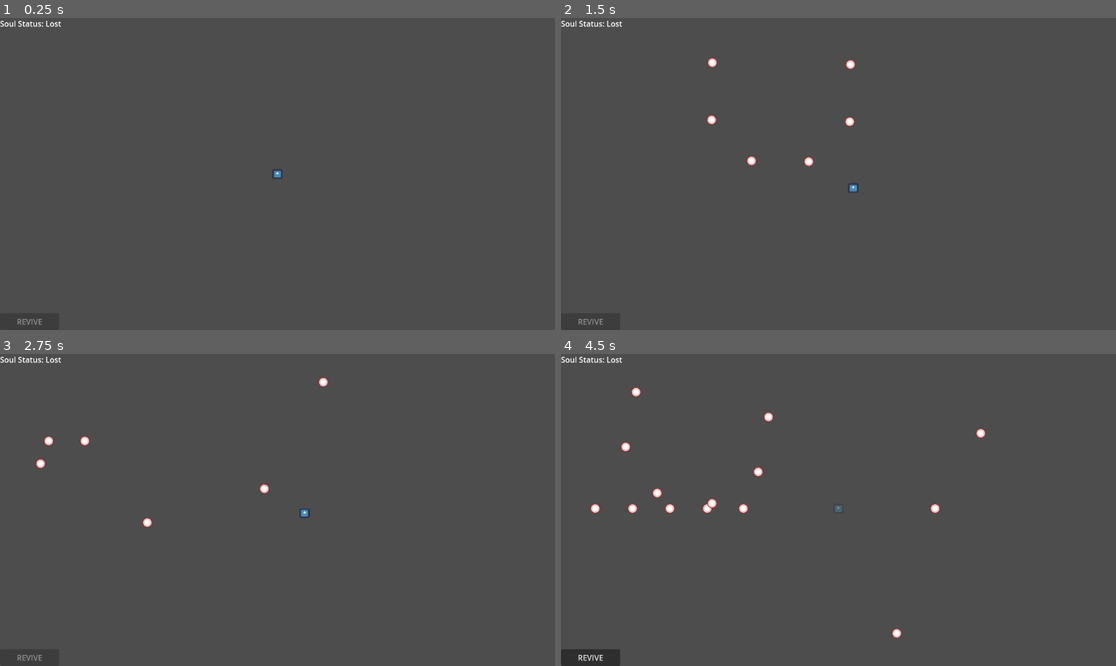
Above: before the commit, frames 1-4 (two rows, left to right).
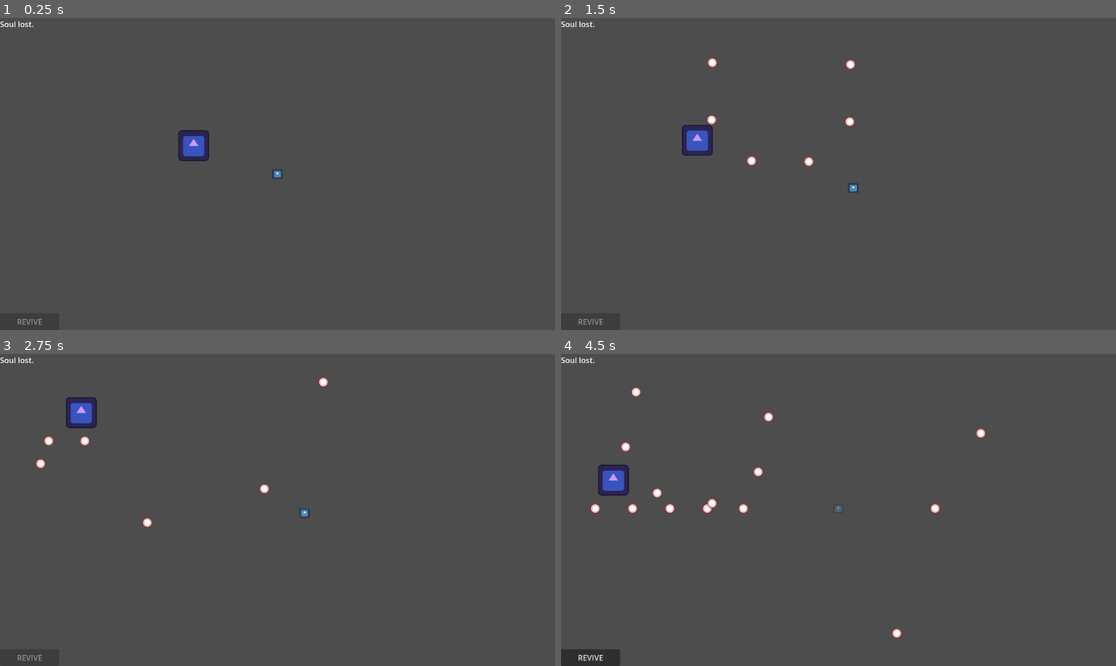
Above: after the commit, the same moments.

Repository: Sanccarm/soul-requisition
Game: Godot game, scene res://scenes/test_scene.tscn
Same seed, same stepped clock (60 frames per second), same inputs: the game is played once before the commit and once after it. The engine's default icon, where the game draws it, is replaced by a stand-in: a white triangle on a blue panel in a dark square.
Inputs (mouse positions are in pixels of both pictures, inside the frame that each line leads up to):
- Up to frame 1 (0.25 s): no input
- Up to frame 2 (1.5 s): tap Enter at 0.5 s; move the mouse to (960, 158) at 0.52 s; hold D (right) 0.53-1.28 s; move the mouse to (727, 189) at 1.27 s; hold S (down) from 1.28 s (still down)
- Up to frame 3 (2.75 s): move the mouse to (333, 441) at 2.02 s; release S (down) at 2.03 s; hold D (right) from 2.03 s (still down)
- Up to frame 4 (4.5 s): move the mouse to (810, 572) at 2.77 s; release D (right) at 2.78 s; hold W (up) 2.78-3.53 s; move the mouse to (1005, 556) at 3.52 s; hold A (left) from 3.53 s (still down); move the mouse to (672, 463) at 4.27 s

The runs differ from the first frame. In frame 1, 0.6% of the frame differs, in the area x 0-38%, y 0-46%; in frame 2, 0.6%; in frame 3, 0.6%; in frame 4, 0.7%, in the area x 0-13%, y 0-46%.

Commit message:
Added soul functionality, music change when soul is picked up, and text on the top left for objective.

Diff:
--- /dev/null
+++ b/scenes/soul.tscn
@@ -0,0 +1,18 @@
+[gd_scene load_steps=4 format=3 uid="uid://dg4ckpkwj010e"]
+
+[ext_resource type="Script" uid="uid://dgkjqa5hgsq4p" path="res://scripts/soul.gd" id="1_soul"]
+[ext_resource type="Texture2D" uid="uid://p58ymjtnj3ns" path="res://icon.svg" id="2_jnmxf"]
+
+[sub_resource type="CircleShape2D" id="CircleShape2D_soul"]
+radius = 20.0
+
+[node name="Soul" type="Area2D"]
+script = ExtResource("1_soul")
+
+[node name="Sprite2D" type="Sprite2D" parent="."]
+modulate = Color(0.8, 0.6, 1, 1)
+scale = Vector2(0.5, 0.5)
+texture = ExtResource("2_jnmxf")
+
+[node name="CollisionShape2D" type="CollisionShape2D" parent="."]
+shape = SubResource("CircleShape2D_soul")
--- a/scenes/test_scene.tscn
+++ b/scenes/test_scene.tscn
@@ -13,6 +13,7 @@
 [ext_resource type="Script" uid="uid://dg6447qwq6owg" path="res://addons/BulletUpHell/Bullet/BulletProps.gd" id="11_bulletdata"]
 [ext_resource type="Script" uid="uid://b361vvoa60xv5" path="res://addons/BulletUpHell/Bullet/animStates.gd" id="11_ntc4i"]
 [ext_resource type="Script" uid="uid://c223f1se5xsvb" path="res://addons/BulletUpHell/Nodes/BuHSpawnPoint.gd" id="12_spawnpoint"]
+[ext_resource type="PackedScene" uid="uid://dg4ckpkwj010e" path="res://scenes/soul.tscn" id="13_soul"]
 
 [sub_resource type="AudioStreamSynchronized" id="AudioStreamSynchronized_q0r65"]
 stream_count = 3
@@ -124,6 +125,9 @@
 stream = SubResource("AudioStreamSynchronized_q0r65")
 volume_db = -5.0
 
+[node name="Soul" parent="." instance=ExtResource("13_soul")]
+position = Vector2(300, 200)
+
 [node name="Player" parent="." instance=ExtResource("5_s36qc")]
 position = Vector2(474, 259)
 script = ExtResource("6_6qxox")
@@ -201,6 +205,12 @@
 
 [node name="CanvasLayer" type="CanvasLayer" parent="."]
 
+[node name="SoulStatus" type="Label" parent="CanvasLayer"]
+offset_right = 140.0
+offset_bottom = 25.0
+text = "Soul lost."
+vertical_alignment = 1
+
 [node name="Button" type="Button" parent="CanvasLayer"]
 anchors_preset = 2
 anchor_top = 1.0
@@ -211,9 +221,4 @@
 disabled = true
 text = "REVIVE"
 
-[node name="Label" type="Label" parent="CanvasLayer"]
-offset_right = 196.0
-offset_bottom = 23.0
-text = "Soul Status: Lost"
-
 [connection signal="pressed" from="CanvasLayer/Button" to="Player" method="_on_button_pressed"]
--- /dev/null
+++ b/scripts/soul.gd
@@ -0,0 +1,19 @@
+extends Area2D
+signal soul_collected
+
+func _ready() -> void:
+	# Connect the body_entered signal for collision detection
+	body_entered.connect(_on_body_entered)
+
+func _on_body_entered(body: Node) -> void:
+	# Check if the colliding body is the player
+	if body.is_in_group("Player"):
+		# Emit signal to notify that soul was collected
+		soul_collected.emit()
+		# Hide the soul item
+		visible = false
+		# Disable collision detection
+		set_process(false)
+		# Remove the soul item after a short delay
+		await get_tree().create_timer(0.1).timeout
+		queue_free()
--- a/scripts/test_music.gd
+++ b/scripts/test_music.gd
@@ -1,6 +1,8 @@
 extends Node2D
 @onready var player: CharacterBody2D = $Player
+@onready var soul_status_label: Label = $CanvasLayer/SoulStatus
 var stream: AudioStreamSynchronized
+var soul_collected: bool = false
 
 func _ready() -> void:
 	if player == null:
@@ -14,7 +16,23 @@
 	stream.set_sync_stream_volume(2, -80.0)  # pads-drums
 	$AudioStreamPlayer.play()
 
+	# Initialize soul status label
+	if soul_status_label:
+		soul_status_label.text = "Soul lost."
+
+	# Connect to soul collection signal
+	var soul_node = $Soul
+	if soul_node:
+		soul_node.soul_collected.connect(_on_soul_collected)
+
 func _process(delta: float) -> void:
+	# If soul is collected, always play stream 2 at full volume
+	if soul_collected:
+		stream.set_sync_stream_volume(0, -80.0)  # nopads-nodrums
+		stream.set_sync_stream_volume(1, -80.0)  # pads-nodrums
+		stream.set_sync_stream_volume(2, 0.0)    # pads-drums (full volume)
+		return
+
 	# Moving RIGHT increases intensity (0 to 1)
 	var intensity = clamp((player.position.x - 64) / 1000.0, 0, 1)
 	var mystery = clamp((player.position.y - 64) / 500.0, 0, 1)
@@ -40,3 +58,8 @@
 	# Display intensity and mystery percentages
 	intensity = int(intensity * 100)
 	mystery = int(mystery * 100)
+
+func _on_soul_collected() -> void:
+	soul_collected = true
+	if soul_status_label:
+		soul_status_label.text = "Soul recollected."
Not shown: 1 places in scenes/test_scene.tscn that only renumber resources
Not shown, added: scripts/soul.gd.uid
